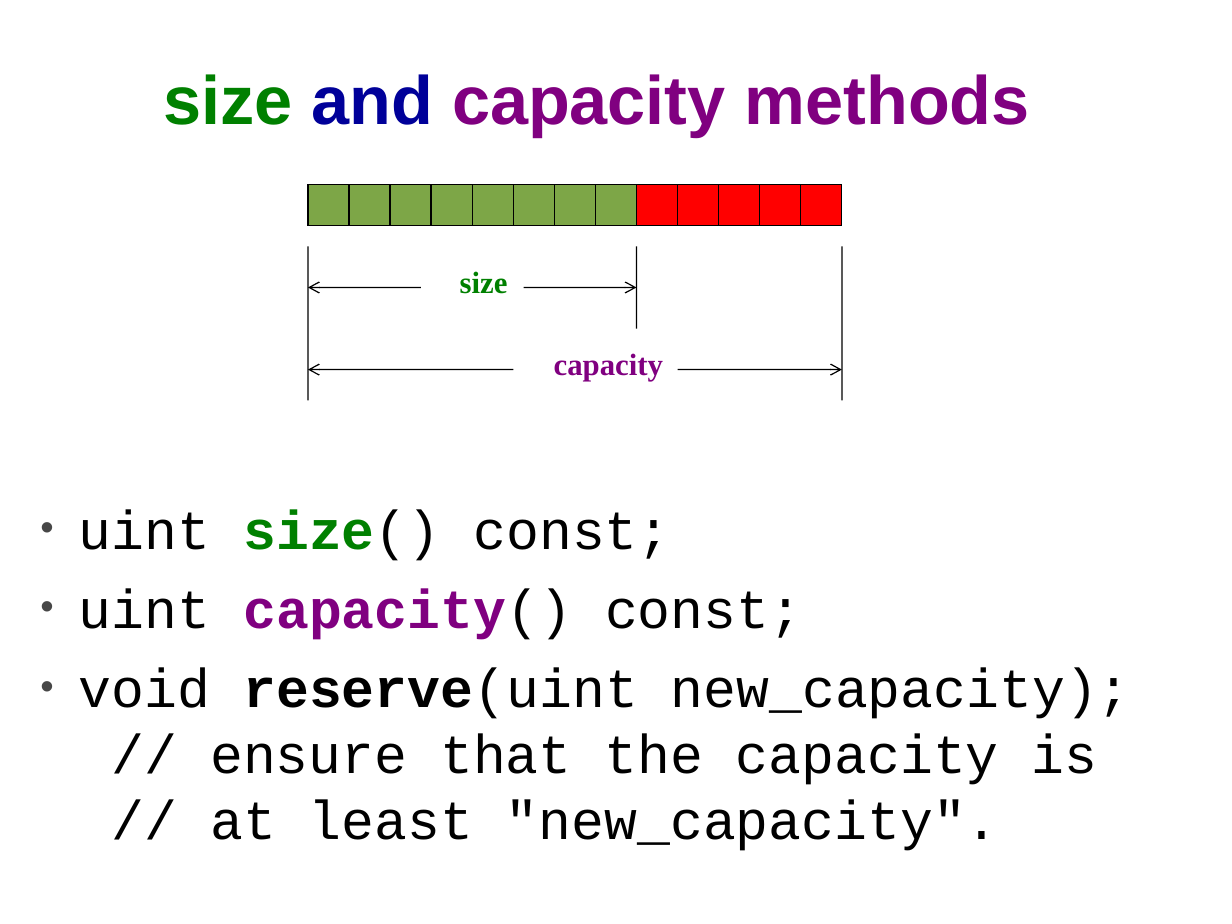
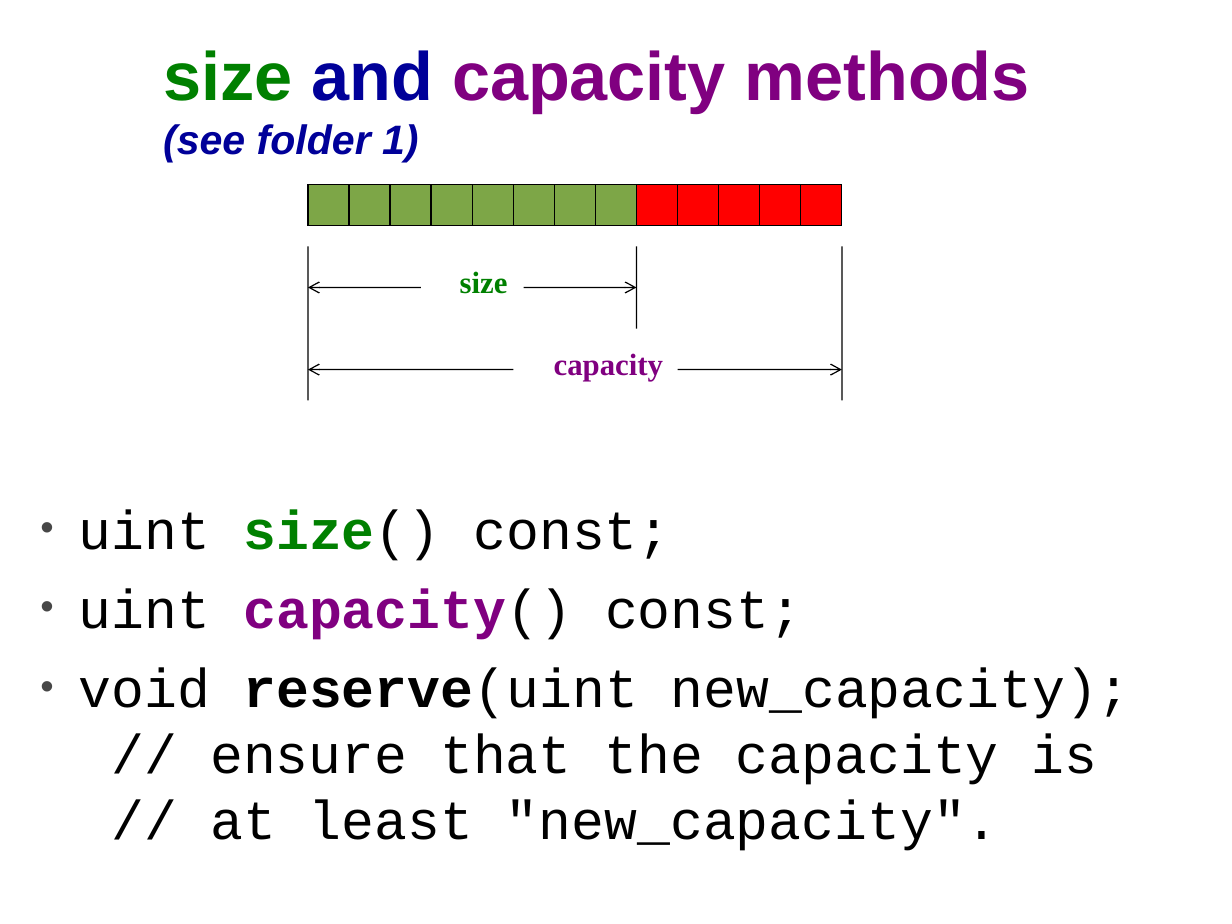
Before and after one commit to cpp-at-ariel/cpp-5781, a slide deck: slide 14 of 10-stl-containers/slides-containers.odp (slide 17 before the commit). Drawn at 1232x924 pixels with LibreOffice and Linux fonts; fonts in the diff are those of the drawing. Boxes give left, top, right and bottom in pixels: in the first picture for what was removed or moved away, otherwise in the second. Text is boxed around its words. In the diff, an @@ line names an element or a change of style, - is before the commit and + after.

```diff
--- a/10-stl-containers/slides-containers.odp
+++ b/10-stl-containers/slides-containers.odp
@@ title at box(163, 50, 1030, 163): text changed; text colour #800080 to #000099 @@
-size and capacity methods
+size and capacity methods
+(see folder 1)
```
Also in this commit, not shown: 6 other slides changed, 2 slides removed.
